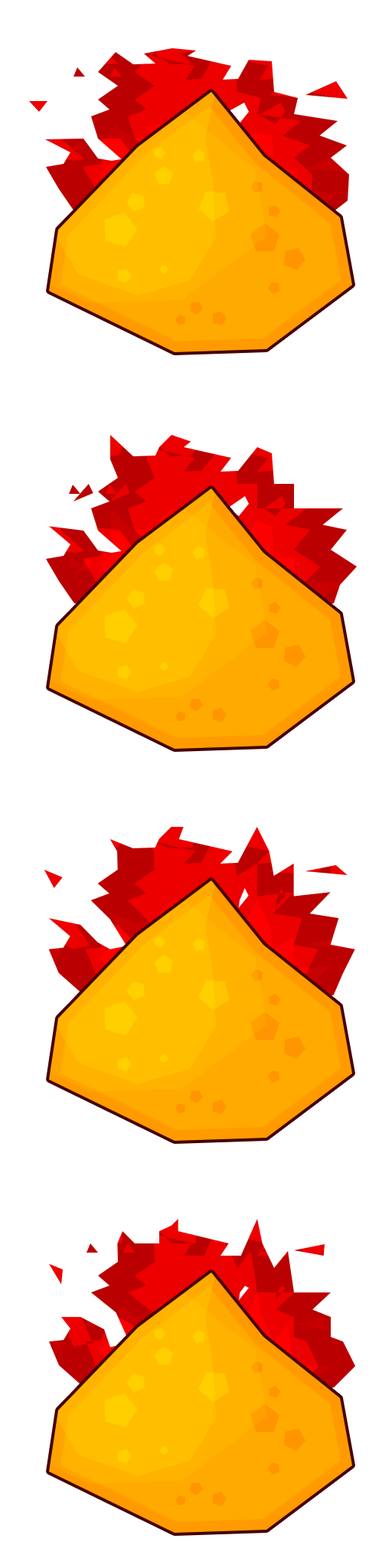
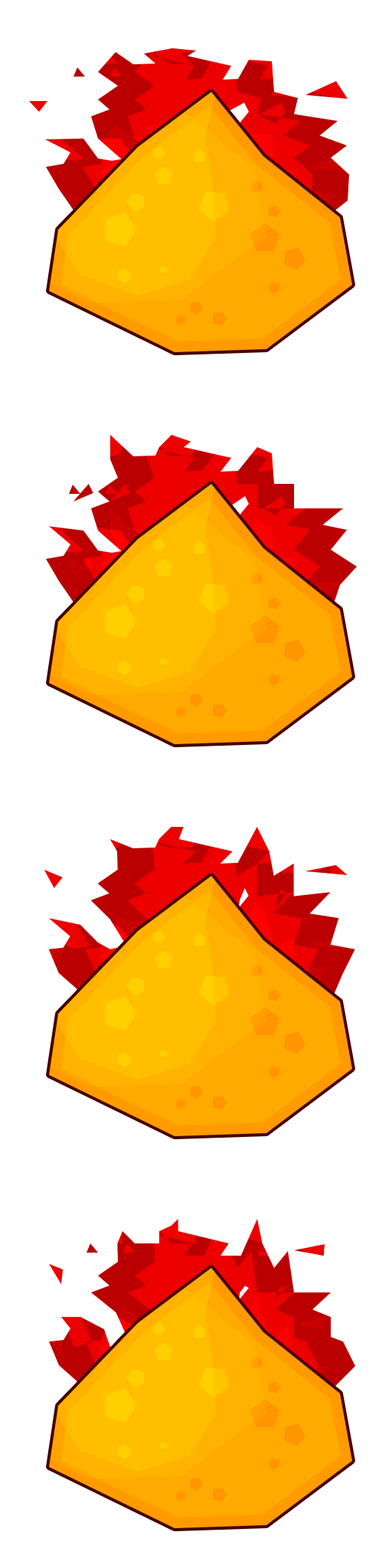
Two versions of the same layered image (392x1568). Layer-by-layer changes:
painted on "Forme 75" over [175, 572, 306, 1507]
painted on "Forme 74" over [104, 539, 230, 1464]
painted on "Forme 76" over [45, 480, 356, 1536]
painted on "Forme 73" over [49, 483, 353, 1533]
